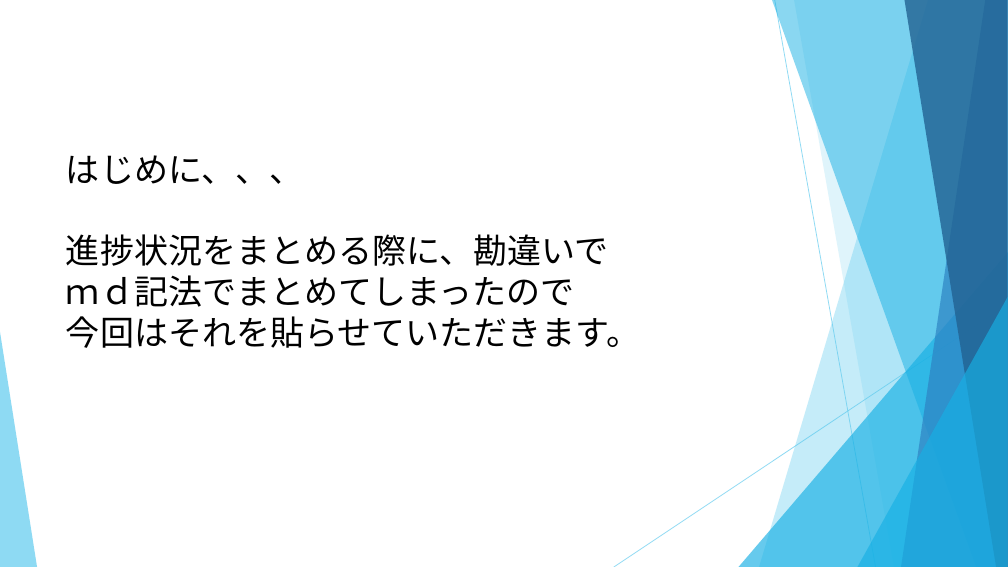
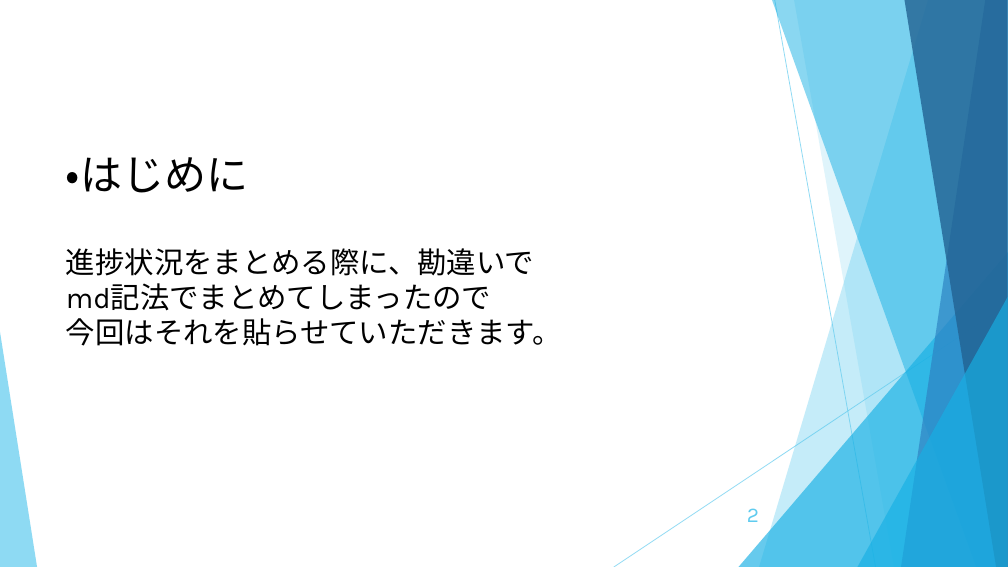
Before and after one commit to sato064/sw2020g1, a slide deck: slide 2 of shintyoku_1.pptx. Drawn at 1008x567 pixels with LibreOffice and Linux fonts; fonts in the diff are those of the drawing. Boxes give left, top, right and bottom in pixels: in the first picture for what was removed or moved away, otherwise in the second. Text is boxed around its words. In the diff, an @@ line names an element or a change of style, - is before the commit and + after.

```diff
--- a/shintyoku_1.pptx
+++ b/shintyoku_1.pptx
@@ title at [66,157,562,346]: text changed; size 32.4 to 28 pt @@
-はじめに、、、
-進捗状況をまとめる際に、勘違いで
-ｍｄ記法でまとめてしまったので
-今回はそれを貼らせていただきます。
+・はじめに
+進捗状況をまとめる際に、勘違いで
+md記法でまとめてしまったので
+今回はそれを貼らせていただきます。
@@ page number added at [747,508,759,522], 20 pt, text #5FCBEF @@
+2
```
Also in this commit, not shown: 2 other slides changed, 1 slide added, 1 slide removed.
